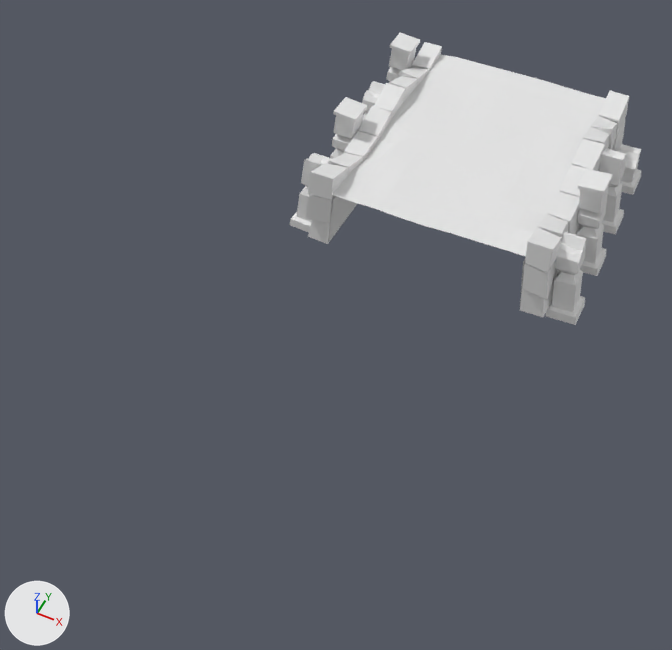
Two versions of the FBX model Assets/Scenes/Floor/Floor.fbx, one commit apart.
Both versions are drawn from a camera (50 mm lens) standing at (6.3, -22.09, 16.63) and looking at (-1.27, -6.94, -2.3). Arrows for +X, +Y and +Z are at lower left; the lights stay in place.

In view in the first picture: 'Floor', 'LateralFloor'.
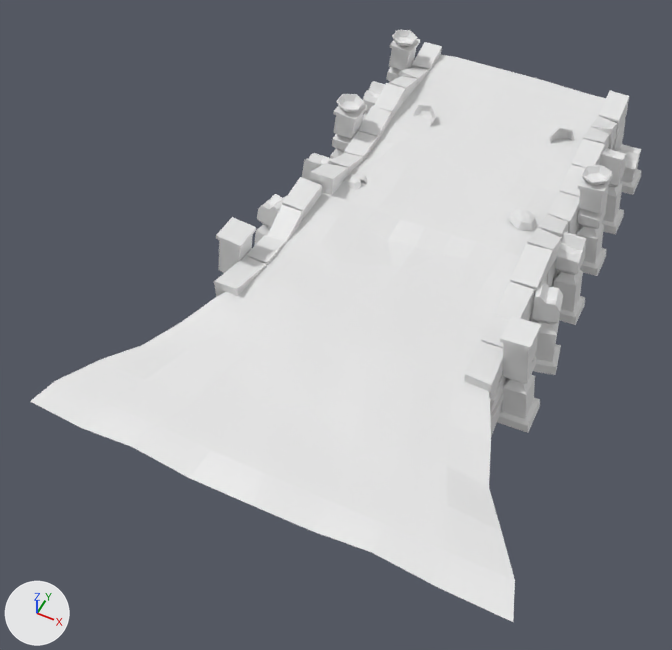
The change, as a list of edits to the scene's bpy script:
```text
Change me_plane_003:
    remove me_plane_003.from_pydata(...)  # 746 vertices, 566 faces; spans x -4.39..4.68, y -4.01..4.16, z -1.43..1.65
    remove me_plane_003.materials.append(mat_lateralbricks)  # white #e7e7e7
    add me_plane_003.from_pydata(...)  # 1108 vertices, 844 faces; spans x -4.73..4.73, y -8.52..4.16, z -1.43..1.65
    me_plane_003 part 2: the loose piece of 8 vertices spanning x 2.96..3.7, y -2.96..-1.87, z 0.03..1.11 is copied, and the copy is mirrored in y about its middle, then moved by (0.0, -3.19, 0.0), in mat_floor (white #e7e7e7); it spans x 2.96..3.7, y -6.15..-5.06, z 0.03..1.11
    me_plane_003 part 3: the loose piece of 8 vertices spanning x 2.96..3.7, y -1.87..-0.89, z 0.14..0.85 is copied, and the copy is scaled about its middle by (1, -1, 1.06), then moved by (0.0, -5.26, 0.02), in mat_floor (white #e7e7e7); it spans x 2.96..3.7, y -7.12..-6.15, z 0.14..0.89
    me_plane_003 part 4: the loose piece of 37 vertices spanning x -4.39..-3.34, y 0.57..1.55, z -1.43..1.01 is copied, and the copy is turned 100.1 degrees about the z axis through its middle, then moved by (8.03, -6.14, 0.0), in mat_floor (white #e7e7e7); it spans x 3.58..4.73, y -5.68..-4.57, z -1.43..1.01
    me_plane_003 part 5: the loose piece of 48 vertices spanning x 3.5..4.68, y -1.37..-0.43, z -1.4..1.65 is copied, and the copy is mirrored in y about its middle, then moved by (0.0, -6.22, 0.0), in mat_floor (white #e7e7e7); it spans x 3.5..4.68, y -7.59..-6.65, z -1.4..1.65
    me_plane_003 part 6: the loose piece of 8 vertices spanning x -3.42..-2.68, y -2.96..-1.87, z 0.03..1.11 is copied, and the copy is mirrored in y about its middle, then moved by (-0.28, -3.19, 0.0), in mat_floor (white #e7e7e7); it spans x -3.7..-2.96, y -6.15..-5.06, z 0.03..1.11
    me_plane_003 part 7: the loose piece of 8 vertices spanning x -3.42..-2.68, y -1.87..-0.89, z 0.14..0.85 is copied, and the copy is scaled about its middle by (1, -1, 1.06), then moved by (-0.28, -5.26, 0.02), in mat_floor (white #e7e7e7); it spans x -3.7..-2.96, y -7.12..-6.15, z 0.14..0.89
    me_plane_003 part 8: the loose piece of 37 vertices spanning x 3.63..4.68, y -3.55..-2.57, z -1.43..1.01 is copied, and the copy is turned -100.1 degrees about the z axis through its middle, then moved by (-8.31, -2.02, 0.0), in mat_floor (white #e7e7e7); it spans x -4.73..-3.58, y -5.68..-4.57, z -1.43..1.01
    me_plane_003 part 9: the loose piece of 48 vertices spanning x -4.39..-3.22, y -1.37..-0.43, z -1.4..1.65 is copied, and the copy is mirrored in y about its middle, then moved by (-0.28, -6.22, 0.0), in mat_floor (white #e7e7e7); it spans x -4.68..-3.5, y -7.59..-6.65, z -1.4..1.65
    me_plane_003 part 10: 56 vertices added at x 2.96..3.92, y -8.52..-3.86, z -1.15..1.44
    me_plane_003 part 11: 56 vertices added at x -3.92..-2.96, y -8.52..-3.86, z -1.15..1.21
    add me_plane_003.materials.append(mat_floor)  # white #e7e7e7
Change me_plane_001:
    remove me_plane_001.from_pydata(...)  # 81 vertices, 64 faces; spans x -2.99..3.03, y -4.0..4.03, z -0.24..0.18
    add me_plane_001.from_pydata(...)  # 171 vertices, 144 faces; spans x -5.8..5.93, y -13.68..4.03, z -0.26..0.14
    me_plane_001 part 1
    4 vertices in x -1.48..3.03, y -4.0, z 0.02..0.1 move by (0.0, 0.0, -0.02)
    7 vertices move from x -2.99..2.97, y -4.0..-1.99, z -0.12..0.18 to x -3.19..2.97, y -4.0..-1.99, z -0.26..0.05
    90 vertices are added at x -5.8..5.93, y -13.68..-4.68, z -0.26..0.14
    66 new faces join them, mat_floor (white #e7e7e7)
    14 new faces join them, mat_lateralbricks (white #e7e7e7)
    add me_plane_001.materials.append(mat_floor)  # white #e7e7e7
Add ob_firebowl:
    ob_firebowl = bpy.data.objects.new('FireBowl', me_sphere)  # 258 vertices, 220 faces; spans x -3.21..4.96, y -2.41..4.44, z -0.82..0.51
    ob_firebowl.location = (-0.9, -1.09, 0.0)
```

Location of each change, (x1, y1, x2, y2) in pixels of the pictures (672 x 650 px):
'Floor', reshaped (110% wider, 180% taller): before (332, 55, 606, 257); after (30, 55, 606, 622)
'LateralFloor', reshaped (22% wider, 36% taller): before (290, 33, 641, 325); after (214, 39, 641, 437)
'FireBowl', added: after (336, 30, 612, 231)
part 1 of me_plane_001, built on: before (332, 176, 541, 257); after (30, 180, 541, 622)
part 2 of me_plane_003, added: after (495, 281, 534, 321)
part 3 of me_plane_003, added: after (481, 315, 509, 348)
part 4 of me_plane_003, added: after (532, 280, 563, 375)
part 5 of me_plane_003, added: after (497, 316, 541, 433)
part 6 of me_plane_003, added: after (267, 205, 303, 242)
part 7 of me_plane_003, added: after (246, 235, 285, 265)
part 8 of me_plane_003, added: after (254, 194, 287, 246)
part 9 of me_plane_003, added: after (216, 217, 256, 273)
part 10 of me_plane_003, added: after (464, 244, 553, 437)
part 11 of me_plane_003, added: after (214, 177, 322, 297)
